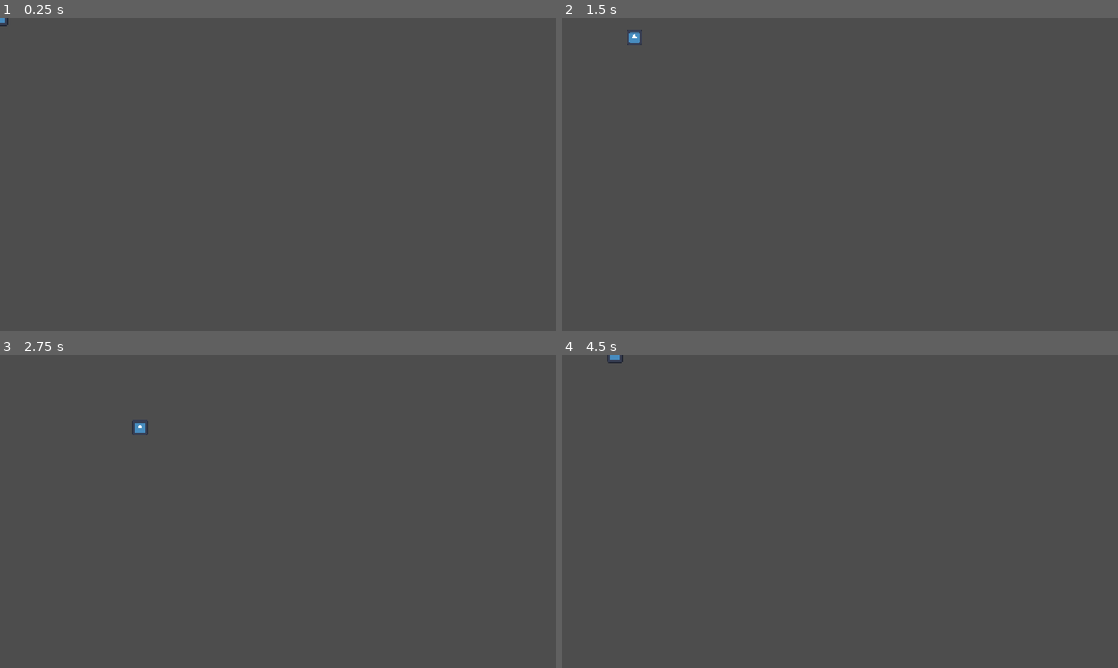
Above: before the commit, frames 1-4 (two rows, left to right).
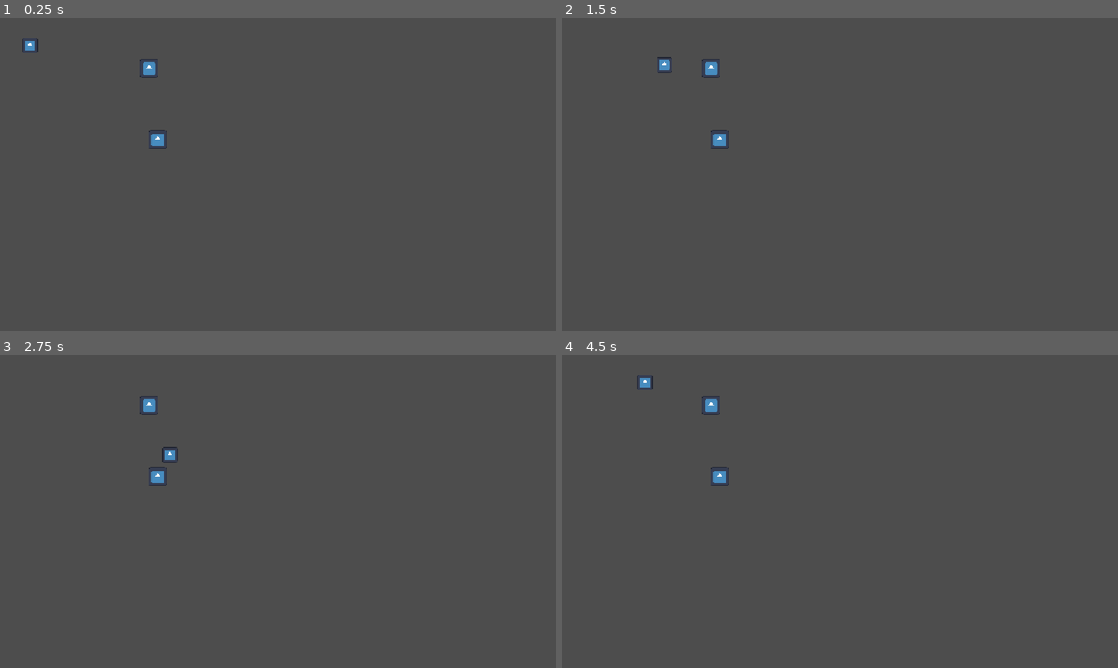
Above: after the commit, the same moments.

Repository: JayPeeJP/Nordgard
Game: Godot game, scene res://scenes/world/farm.tscn
Two runs of this game, one before a commit and one after it. Both use one fixed random seed, a clock stepped at 60 frames per second and the inputs below. The project has no main scene, so this scene is started directly. The engine's default icon, where the game draws it, is replaced by a stand-in: a white triangle on a blue panel in a dark square.
Inputs:
- Up to frame 1 (0.25 s): no input
- Up to frame 2 (1.5 s): tap Enter at 0.5 s; hold D (move_right) 0.53-1.28 s; hold E (interact) 0.53-1.28 s; hold S (move_down) from 1.28 s (still down); tap E (interact) at 1.35 s
- Up to frame 3 (2.75 s): release S (move_down) at 2.03 s; hold D (move_right) from 2.03 s (still down); hold E (interact) from 2.03 s (still down)
- Up to frame 4 (4.5 s): release D (move_right) at 2.78 s; release E (interact) at 2.78 s; hold W (move_up) 2.78-3.53 s; tap E (interact) at 2.85, 4.35 s; hold E (interact) 3.53-4.28 s; hold A (move_left) from 3.53 s (still down)

The runs differ from the first frame. In frame 1, 0.3% of the frame differs, in the area x 0-30%, y 0-42%; in frame 2, 0.4%; in frame 3, 0.4%, in the area x 23-32%, y 13-42%; in frame 4, 0.4%.

Commit message:
feat: add harvestable trees and player interaction

Diff:
--- /dev/null
+++ b/scenes/objects/tree.tscn
@@ -0,0 +1,21 @@
+[gd_scene format=3 uid="uid://biqbysyrmeero"]
+
+[ext_resource type="Script" uid="uid://ca511mb82ohuq" path="res://scripts/objects/tree.gd" id="1_5qchx"]
+[ext_resource type="Texture2D" uid="uid://beoxusl8peisn" path="res://icon.svg" id="1_r6wkp"]
+
+[sub_resource type="RectangleShape2D" id="RectangleShape2D_hfo5h"]
+size = Vector2(14, 16)
+
+[node name="Tree" type="StaticBody2D" unique_id=461559356]
+script = ExtResource("1_5qchx")
+
+[node name="Sprite2D" type="Sprite2D" parent="." unique_id=703415867]
+scale = Vector2(0.3, 0.3)
+texture = ExtResource("1_r6wkp")
+
+[node name="CollisionShape2D" type="CollisionShape2D" parent="." unique_id=2031618338]
+shape = SubResource("RectangleShape2D_hfo5h")
+
+[node name="InteractionArea" type="Area2D" parent="." unique_id=831966975]
+
+[node name="CollisionShape2D" type="CollisionShape2D" parent="InteractionArea" unique_id=1890374320]
--- a/scenes/player/player.tscn
+++ b/scenes/player/player.tscn
@@ -1,4 +1,7 @@
 [gd_scene format=3 uid="uid://ummolujfuff6"]
+
+[sub_resource type="CircleShape2D" id="CircleShape2D_x7p2l"]
+radius = 50.0
 
 [node name="Player" type="CharacterBody2D" unique_id=749195724]
 
@@ -6,6 +9,7 @@
 
 [node name="CollisionShape2D" type="CollisionShape2D" parent="." unique_id=1936198745]
 
-[node name="Area2D" type="Area2D" parent="." unique_id=1137268976]
+[node name="InteractionArea" type="Area2D" parent="." unique_id=1137268976]
 
-[node name="CollisionShape2D" type="CollisionShape2D" parent="Area2D" unique_id=1021627374]
+[node name="CollisionShape2D" type="CollisionShape2D" parent="InteractionArea" unique_id=1021627374]
+shape = SubResource("CircleShape2D_x7p2l")
--- a/scenes/world/farm.tscn
+++ b/scenes/world/farm.tscn
@@ -3,6 +3,7 @@
 [ext_resource type="PackedScene" uid="uid://ummolujfuff6" path="res://scenes/player/player.tscn" id="1_krvku"]
 [ext_resource type="Texture2D" uid="uid://beoxusl8peisn" path="res://icon.svg" id="2_hek10"]
 [ext_resource type="Script" uid="uid://chbc8hs4qh21w" path="res://scripts/player/player.gd" id="2_hfo5h"]
+[ext_resource type="PackedScene" uid="uid://biqbysyrmeero" path="res://scenes/objects/tree.tscn" id="4_hfo5h"]
 
 [sub_resource type="CapsuleShape2D" id="CapsuleShape2D_eyky5"]
 radius = 15.0
@@ -10,6 +11,7 @@
 [node name="Farm" type="Node2D" unique_id=2005990462]
 
 [node name="Player" parent="." unique_id=749195724 instance=ExtResource("1_krvku")]
+position = Vector2(62, 57)
 script = ExtResource("2_hfo5h")
 
 [node name="Sprite2D2" type="Sprite2D" parent="Player" unique_id=1404743392]
@@ -20,3 +22,9 @@
 shape = SubResource("CapsuleShape2D_eyky5")
 
 [node name="Ground" type="Polygon2D" parent="." unique_id=975351349]
+
+[node name="Tree" parent="." unique_id=461559356 instance=ExtResource("4_hfo5h")]
+position = Vector2(309, 104)
+
+[node name="Tree2" parent="." unique_id=1334942613 instance=ExtResource("4_hfo5h")]
+position = Vector2(327, 252)
--- /dev/null
+++ b/scripts/objects/tree.gd
@@ -0,0 +1,16 @@
+extends StaticBody2D
+
+@export var health: int = 3
+
+
+func take_hit() -> void:
+	health -= 1
+	print("Tree hit! Health: ", health)
+
+	if health <= 0:
+		chop_down()
+
+
+func chop_down() -> void:
+	print("Tree chopped down!")
+	queue_free()
--- a/scripts/player/player.gd
+++ b/scripts/player/player.gd
@@ -1,6 +1,8 @@
 extends CharacterBody2D
 
 @export var speed: float = 200.0
+
+@onready var interaction_area: Area2D = $InteractionArea
 
 
 func _physics_process(_delta: float) -> void:
@@ -8,9 +10,27 @@
 		"move_left",
 		"move_right",
 		"move_up",
-        "move_down"
+		"move_down"
 	)
 
 	velocity = direction * speed
+	move_and_slide()
 
-	move_and_slide()
+
+func _unhandled_input(event: InputEvent) -> void:
+	if event.is_action_pressed("interact"):
+		interact()
+
+
+func interact() -> void:
+	print("E pressed!")
+
+	var bodies := interaction_area.get_overlapping_bodies()
+	print("Bodies found: ", bodies.size())
+
+	for body in bodies:
+		print("Found: ", body.name)
+
+		if body.has_method("take_hit"):
+			body.take_hit()
+			return
Not shown, added: scripts/objects/tree.gd.uid
Not shown, added: gcm-diagnose.log
